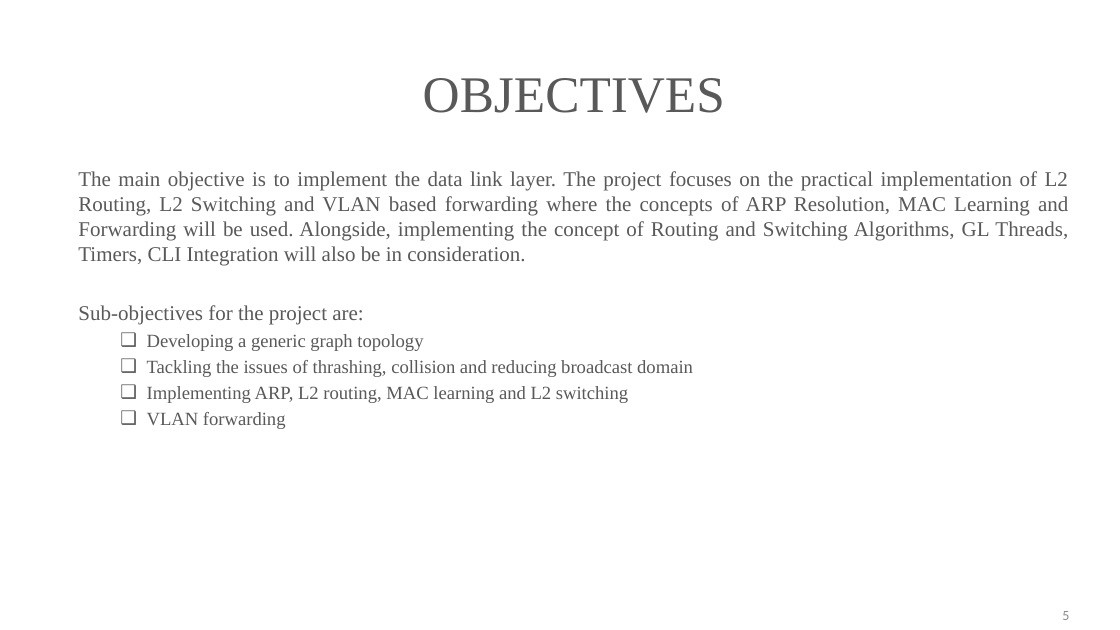
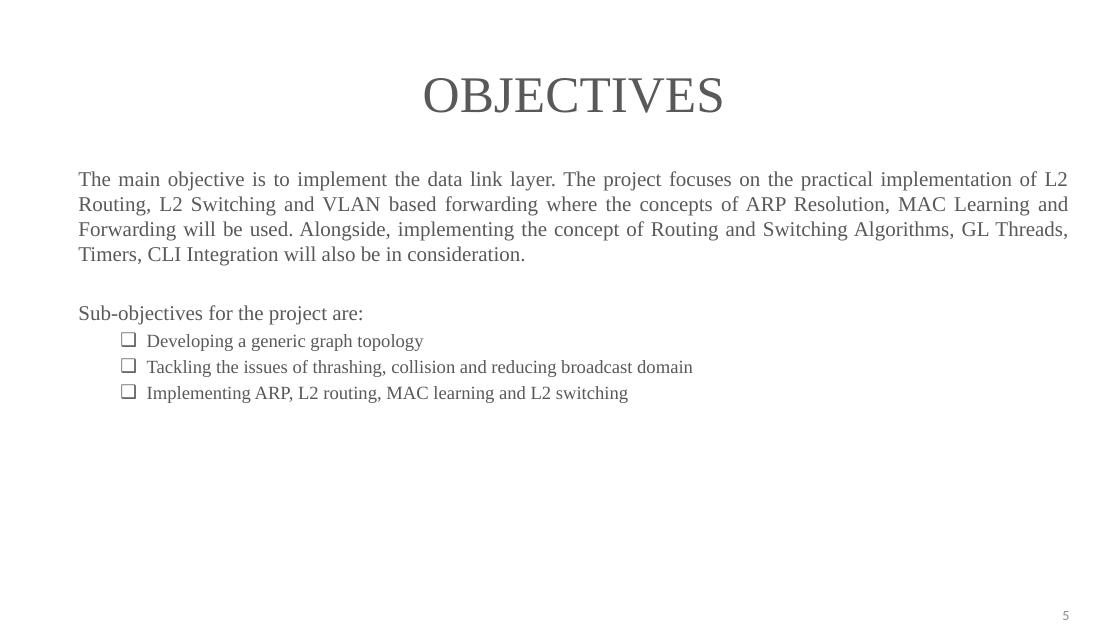
Before and after one commit to kshitizsaini113/L2-Emulator, a slide deck: slide 5 of Synopsis_Report/SynopsisPresentation.pptx. Drawn at 1120x630 pixels with LibreOffice and Linux fonts; fonts in the diff are those of the drawing; background and template pictures are left out. Boxes give left, top, right and bottom in pixels: in the first picture for what was removed or moved away, otherwise in the second. Text is boxed around its words. In the diff, an @@ line names an element or a change of style, - is before the commit and + after.

```diff
--- a/Synopsis_Report/SynopsisPresentation.pptx
+++ b/Synopsis_Report/SynopsisPresentation.pptx
@@ text at (147,412,286,429): paragraph removed @@
-  ❑ VLAN forwarding
```
Also in this commit, not shown: 3 other slides changed, 1 slide removed.
